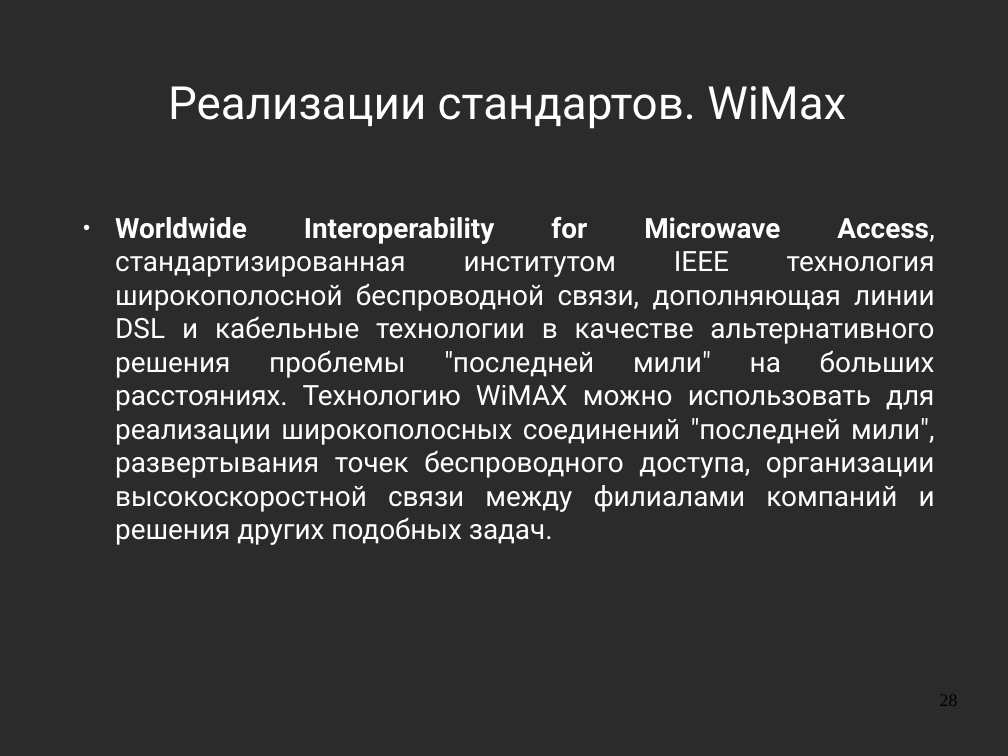
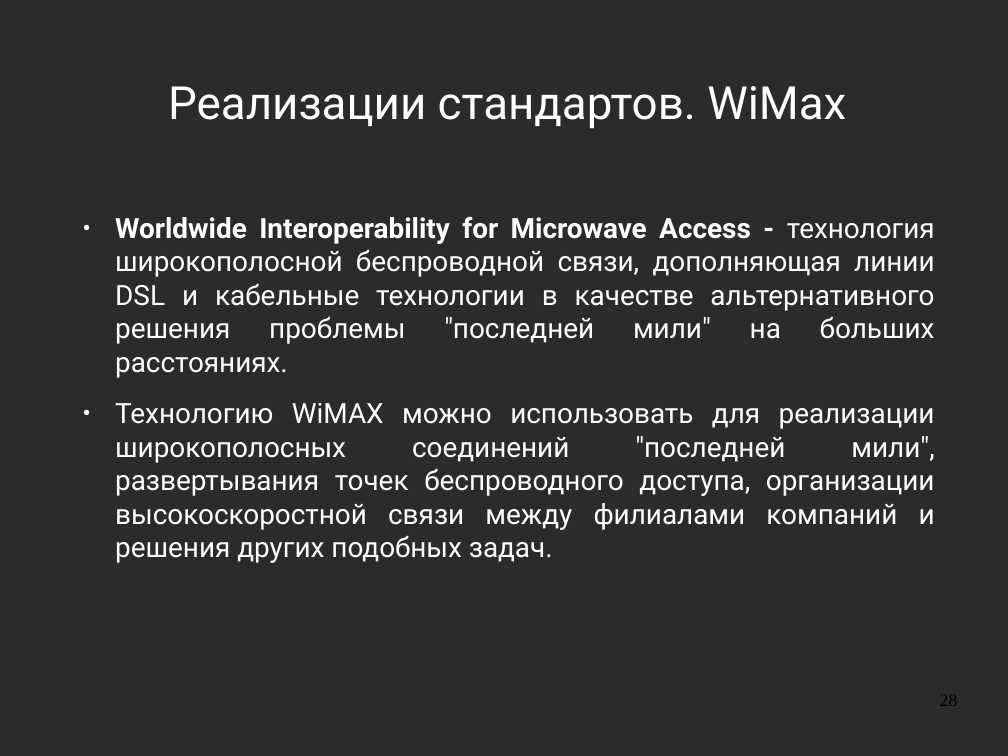
Before and after one commit to aeremenok/a-team-777, a slide deck: slide 28 of 10/smm/doc/eav_wireless.odp. Drawn at 1008x756 pixels with LibreOffice and Linux fonts; fonts in the diff are those of the drawing; background and template pictures are left out; a plain dark background stands for a picture behind light text. Boxes give left, top, right and bottom in pixels: in the first picture for what was removed or moved away, otherwise in the second. Text is boxed around its words. In the diff, an @@ line names an element or a change of style, - is before the commit and + after.

```diff
--- a/10/smm/doc/eav_wireless.odp
+++ b/10/smm/doc/eav_wireless.odp
@@ text at (115, 216, 935, 563): text changed @@
-● Worldwide Interoperability for Microwave Access, стандартизированная институтом IEEE технология широкополосной беспроводной связи, дополняющая линии DSL и кабельные технологии в качестве альтернативного решения проблемы "последней мили" на больших расстояниях. Технологию WiMAX можно использовать для реализации широкополосных соединений "последней мили", развертывания точек беспроводного доступа, организации высокоскоростной связи между филиалами компаний и решения других подобных задач.
+● Worldwide Interoperability for Microwave Access - технология широкополосной беспроводной связи, дополняющая линии DSL и кабельные технологии в качестве альтернативного решения проблемы "последней мили" на больших расстояниях.
+● Технологию WiMAX можно использовать для реализации широкополосных соединений "последней мили", развертывания точек беспроводного доступа, организации высокоскоростной связи между филиалами компаний и решения других подобных задач.
```
Also in this commit, not shown: 22 other slides changed.
